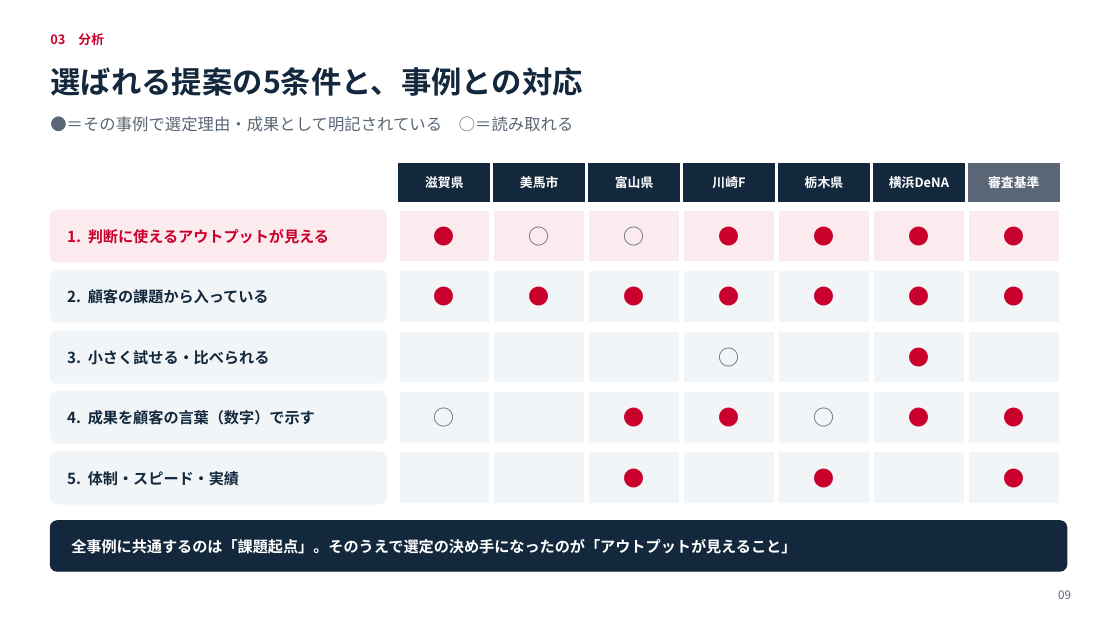
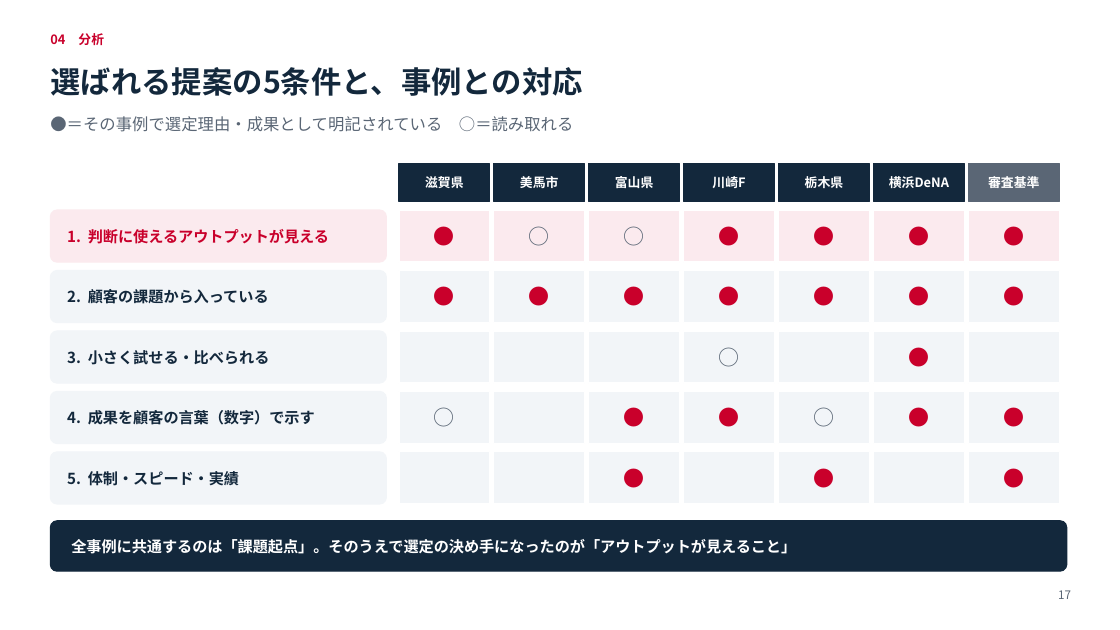
Before and after one commit to ftrugby04-beep/tatsupot, a slide deck: slide 17 of docs/sales/事例調査レポート_提案から契約まで.pptx (slide 9 before the commit). Drawn at 1120x630 pixels with LibreOffice and Linux fonts; fonts in the diff are those of the drawing. Boxes give left, top, right and bottom in pixels: in the first picture for what was removed or moved away, otherwise in the second. Text is boxed around its words. In the diff, an @@ line names an element or a change of style, - is before the commit and + after.

```diff
--- a/docs/sales/事例調査レポート_提案から契約まで.pptx
+++ b/docs/sales/事例調査レポート_提案から契約まで.pptx
@@ text at [50,33,104,45]: text changed @@
-03 分析
+04 分析
@@ text at [1058,590,1071,599]: text changed @@
-09
+17
```
Also in this commit, not shown: 11 other slides changed, 8 slides added, 3 other files.
